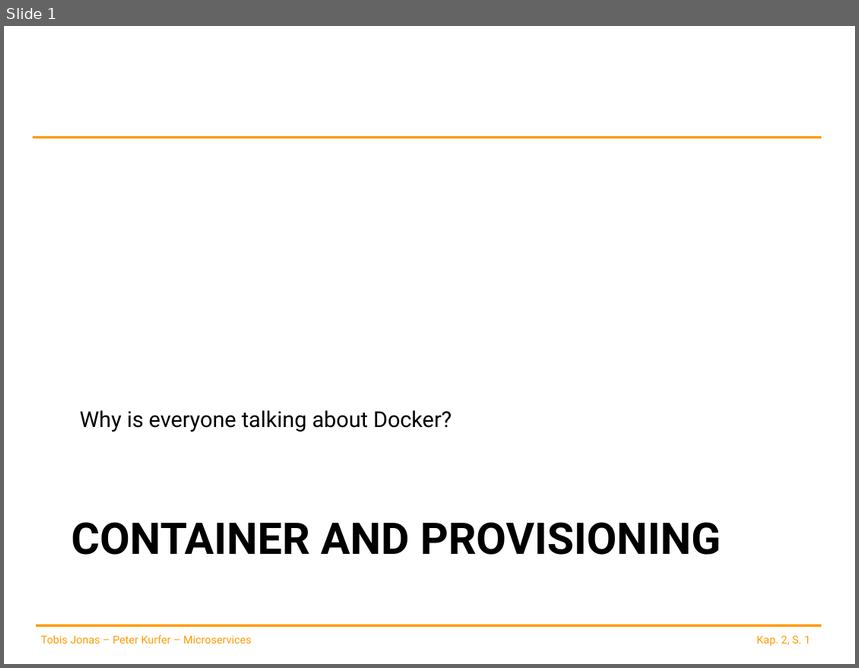
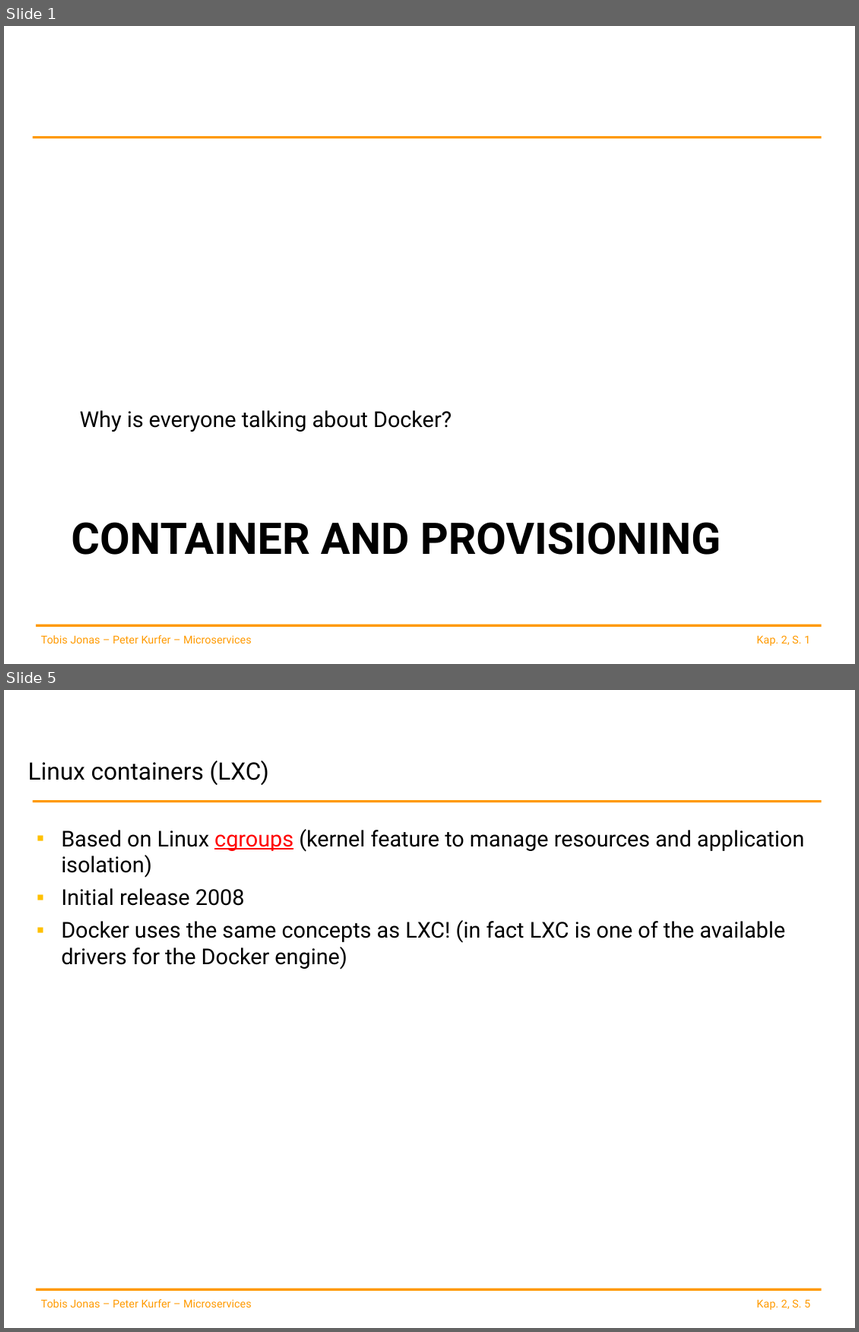
Before and after one commit to spoeck/Lectures, a slide deck: 02-Container-and-Provisioning/ContainerProvisioning.pptx. Shown one above the other, each under a label of ours: slide 1 before the commit, slides 1 and 5 after it; the slides between them are not shown. The pictures are 859x668 and 859x1332 pixels, drawn with LibreOffice and Linux fonts; fonts in the diff are those of the drawing; background and template pictures are left out. Boxes give left, top, right and bottom in pixels: in the first picture for what was removed or moved away, otherwise in the second. Text is boxed around its words. In the diff, an @@ line names an element or a change of style, - is before the commit and + after.

```diff
--- a/02-Container-and-Provisioning/ContainerProvisioning.pptx
+++ b/02-Container-and-Provisioning/ContainerProvisioning.pptx
@@ slide 5 added at (x1=4, y1=690, x2=855, y2=1328), background #FFFFFF; not listed: 4 template elements that a slide beside it also shows @@
@@ title added at (x1=28, y1=761, x2=269, y2=785), 20.3 pt, text #000000 @@
+Linux containers (LXC)
@@ text added at (x1=61, y1=829, x2=804, y2=970), 18.5 pt, text #000000 @@
+▪ Based on Linux cgroups (kernel feature to manage resources and application isolation)
+▪ Initial release 2008
+▪ Docker uses the same concepts as LXC! (in fact LXC is one of the available drivers for the Docker engine)
```
Also in this commit, not shown: 4 other slides added.
